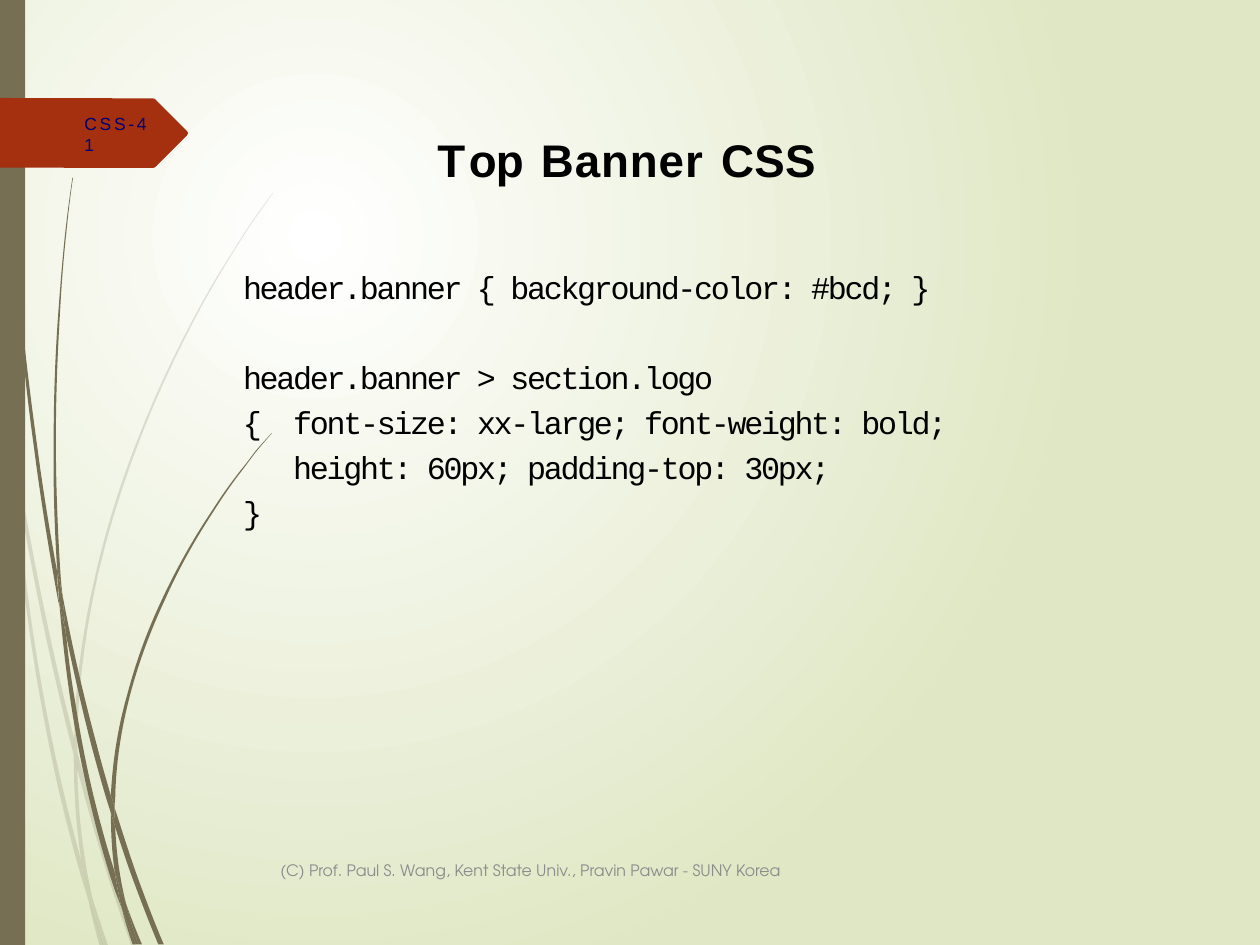
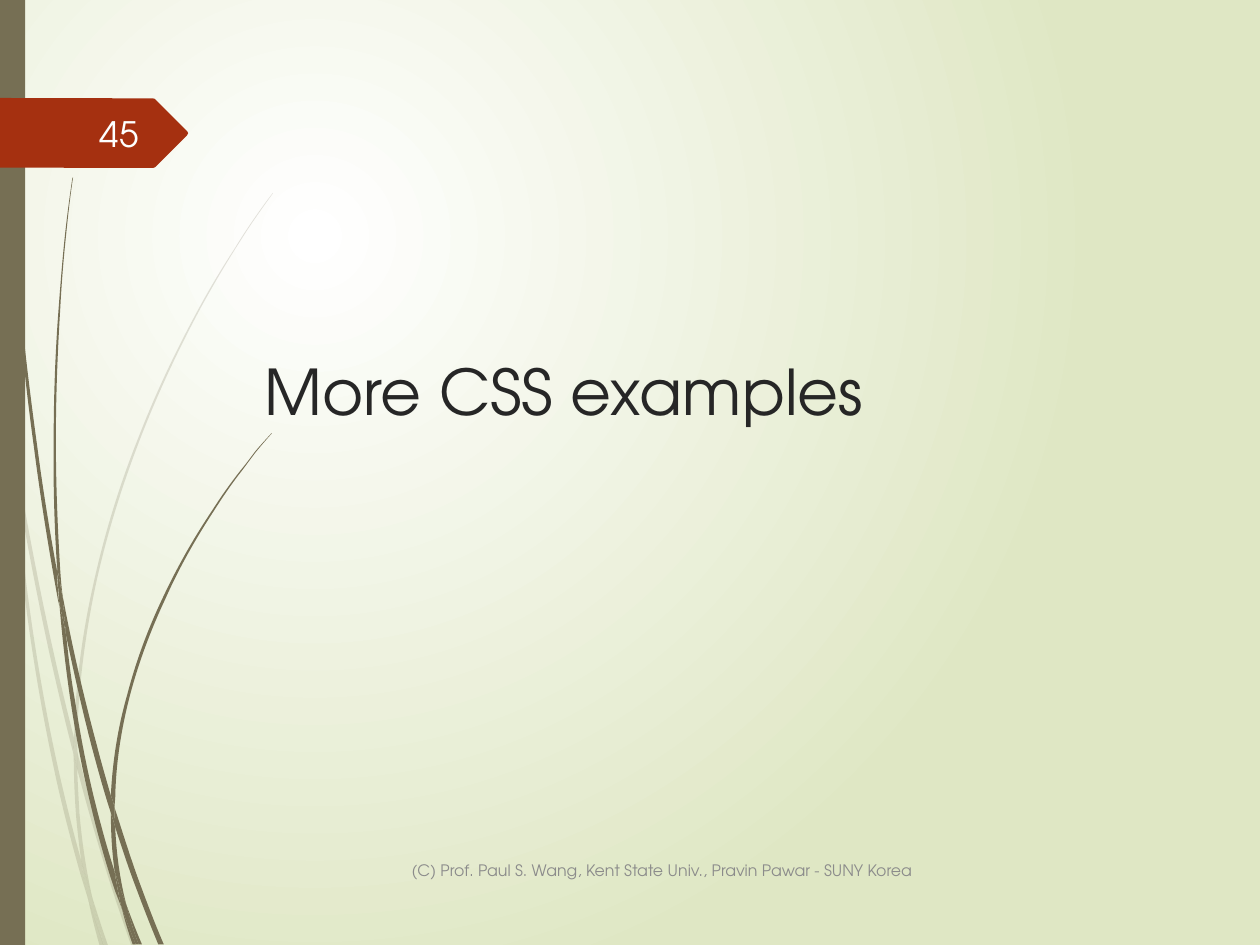
Before and after one commit to ppawar/ppawar.github.io, a slide deck: slide 45 of Fall2019/CSE102-F19/lectures/CSE102_Lec4-CSS.pptx (slide 41 before the commit). Drawn at 1260x945 pixels with LibreOffice and Linux fonts; fonts in the diff are those of the drawing. Boxes give left, top, right and bottom in pixels: in the first picture for what was removed or moved away, otherwise in the second. Text is boxed around its words. In the diff, an @@ line names an element or a change of style, - is before the commit and + after.

```diff
--- a/Fall2019/CSE102-F19/lectures/CSE102_Lec4-CSS.pptx
+++ b/Fall2019/CSE102-F19/lectures/CSE102_Lec4-CSS.pptx
@@ page number at (100, 121, 139, 148): text changed; size 10 to 20 pt; font Arial to TeX Gyre Adventor; text colour #000072 to #FEFFFF @@
-CSS-41
+45
@@ title removed at (437, 145, 815, 186) @@
-Top Banner CSS
@@ text removed at (243, 276, 947, 486) @@
-header.banner { background-color: #bcd; }
-header.banner > section.logo
-{ font-size: xx-large; font-weight: bold; height: 60px; padding-top: 30px;
-}
@@ title added at (265, 367, 864, 441), 36 pt, text #262626 @@
+More CSS examples
@@ text "(C) Prof. Paul S. Wang, ..." at (412, 864, 912, 879): alignment left to centre @@
```
Also in this commit, not shown: 7 other slides changed, 14 slides added, 3 slides removed, 11 other files.
